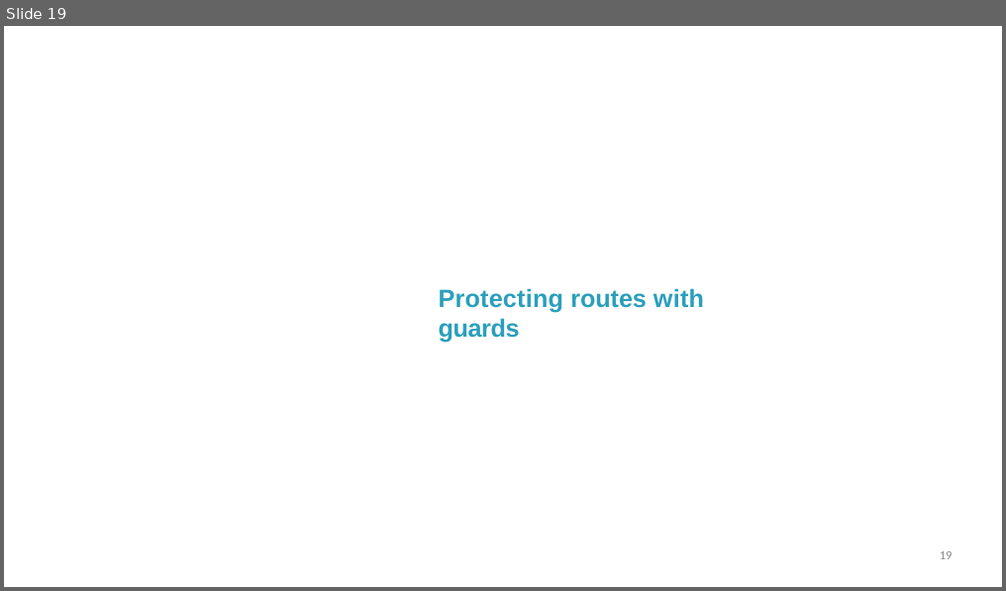
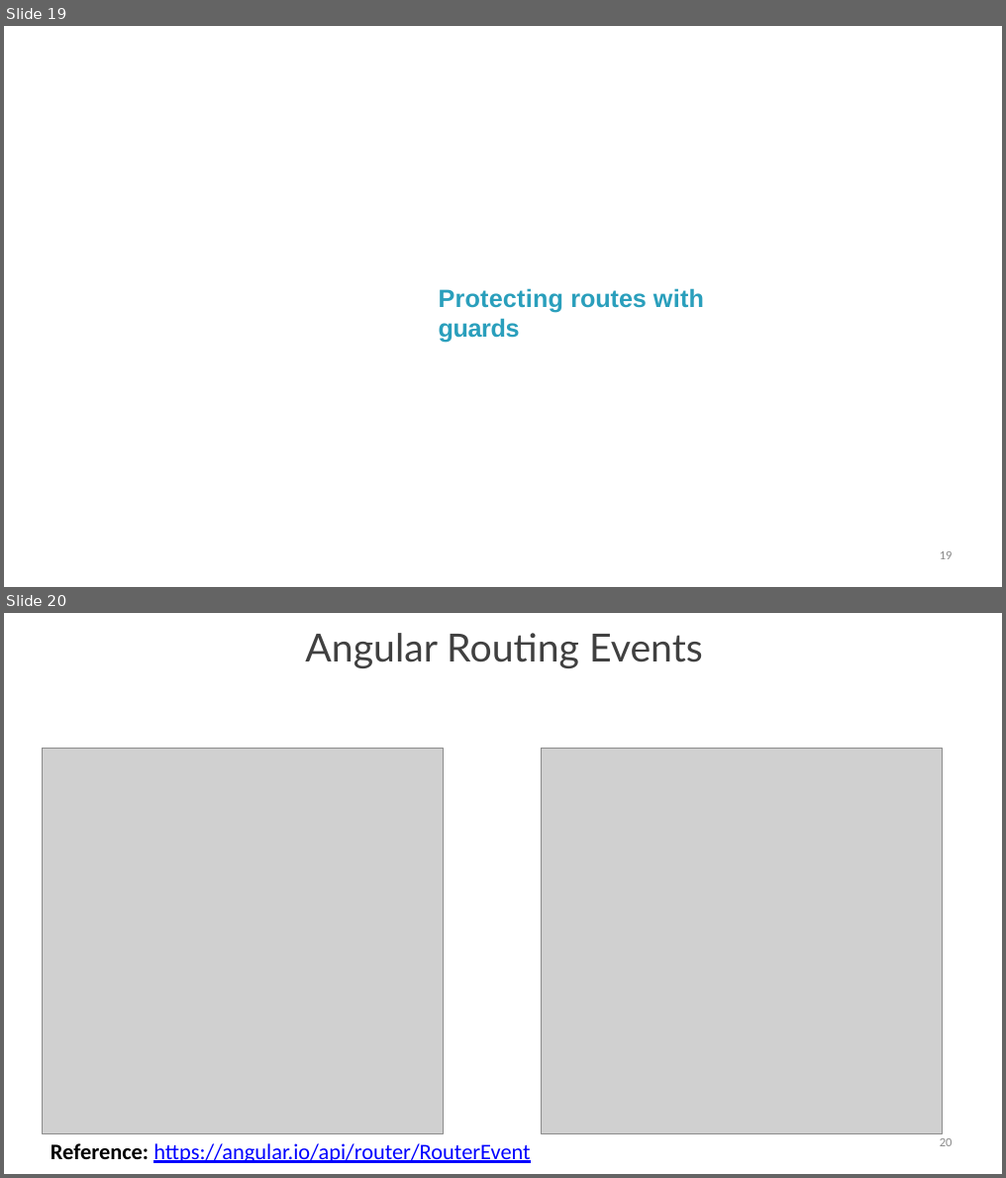
Before and after one commit to StevenJoseph19/Coforge-Angular14-July-2023, a slide deck: Day 7/Slides/12. Navigation and Routing Additional Techniques/navigation-and-routing-additional-techniques-slides.pptx. Shown one above the other, each under a label of ours: slide 19 before the commit, slides 19 and 20 after it. The pictures are 1006x591 and 1006x1178 pixels, drawn with LibreOffice and Linux fonts; fonts in the diff are those of the drawing; grey boxes stand for pictures; background and template pictures are left out. Boxes give left, top, right and bottom in pixels: in the first picture for what was removed or moved away, otherwise in the second. Text is boxed around its words. In the diff, an @@ line names an element or a change of style, - is before the commit and + after.

```diff
--- a/Day 7/Slides/12. Navigation and Routing Additional Techniques/navigation-and-routing-additional-techniques-slides.pptx
+++ b/Day 7/Slides/12. Navigation and Routing Additional Techniques/navigation-and-routing-additional-techniques-slides.pptx
@@ slide 20 added at (x1=4, y1=613, x2=1002, y2=1174), background #FFFFFF @@
@@ title added at (x1=305, y1=633, x2=703, y2=668), 56 pt, text #404040 @@
+Angular Routing Events
@@ picture added at (x1=42, y1=749, x2=444, y2=1135) @@
@@ picture added at (x1=541, y1=749, x2=943, y2=1135) @@
@@ text added at (x1=51, y1=1144, x2=530, y2=1163), 32 pt, text #0000FF, underline @@
+Reference: https://angular.io/api/router/RouterEvent
@@ page number added at (x1=940, y1=1139, x2=952, y2=1147), 18 pt, text #8C8C8C @@
+20
```
Also in this commit, not shown: 1 slide changed, 5 other files.
